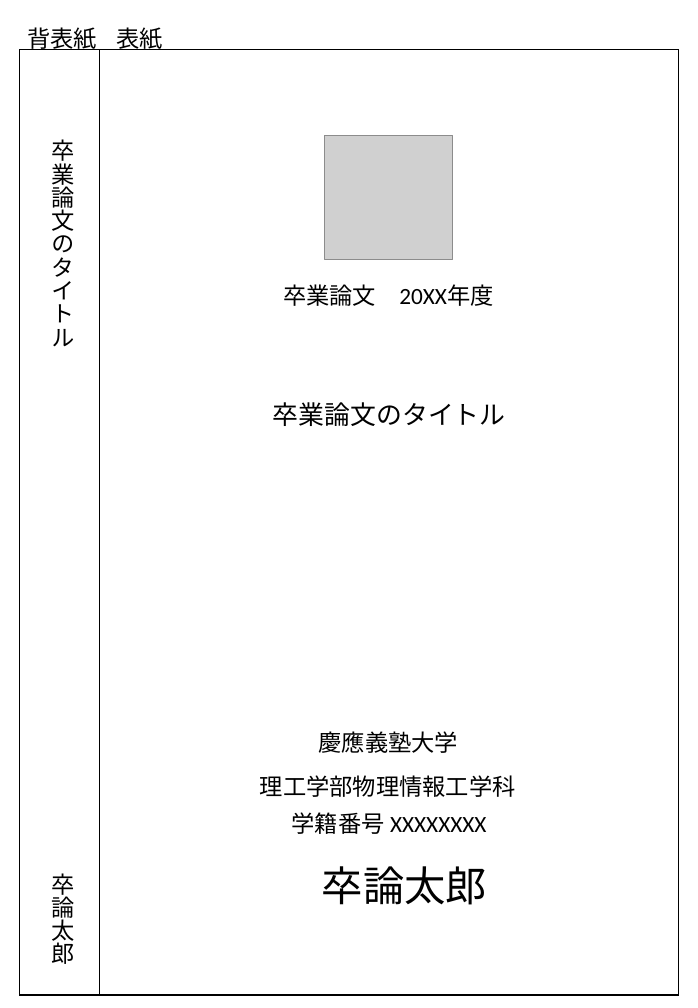
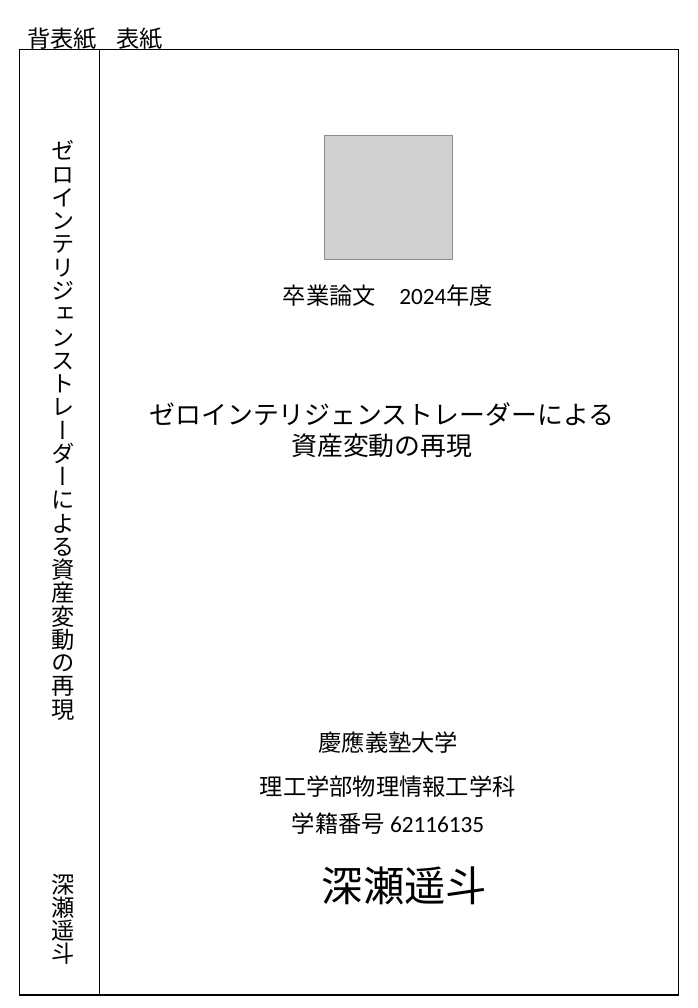
Before and after one commit to Fukaseh/graduate_thesis, a slide deck: slide 1 of cover.pptx. Drawn at 698x1008 pixels with LibreOffice and Linux fonts; fonts in the diff are those of the drawing; grey boxes stand for pictures. Boxes give left, top, right and bottom in pixels: in the first picture for what was removed or moved away, otherwise in the second. Text is boxed around its words. In the diff, an @@ line names an element or a change of style, - is before the commit and + after.

```diff
--- a/cover.pptx
+++ b/cover.pptx
@@ text at box(51, 140, 74, 720): text changed @@
-卒業論文のタイトル
+ゼロインテリジェンストレーダーによる資産変動の再現
@@ text at box(283, 284, 493, 306): text changed @@
-卒業論文 20XX年度
+卒業論文 2024年度
@@ text at box(149, 402, 614, 457): text changed; font Noto Sans CJK JP to Calibri @@
-卒業論文のタイトル
+ゼロインテリジェンストレーダーによる資産変動の再現
@@ text at box(292, 812, 484, 834): text changed @@
-学籍番号 XXXXXXXX
+学籍番号 62116135
@@ text at box(322, 866, 487, 905): text changed @@
-卒論太郎
+深瀬遥斗
@@ text at box(51, 874, 74, 964): text changed @@
-卒論太郎
+深瀬遥斗
```
Also in this commit, not shown: 14 other files.
